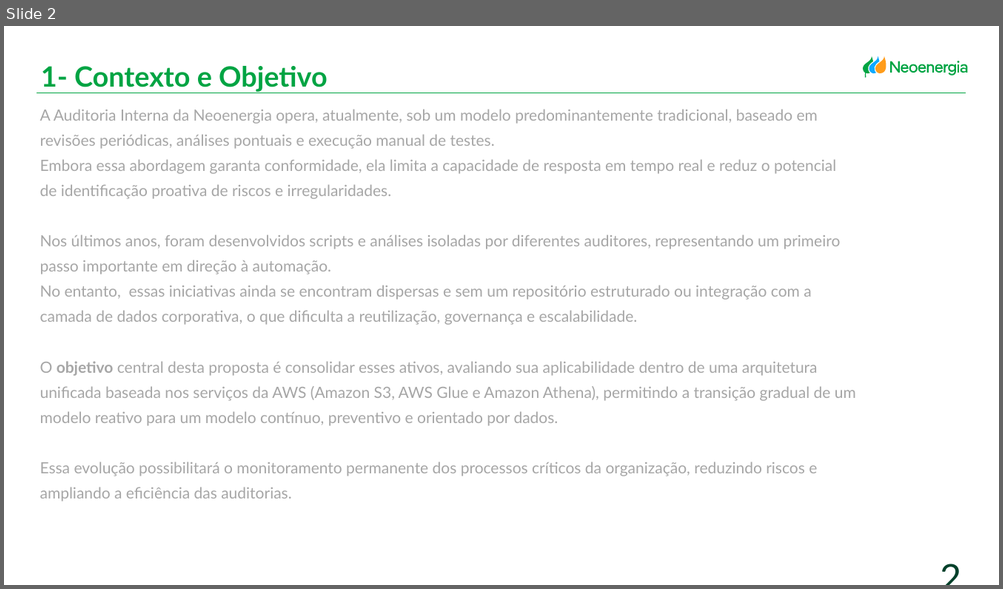
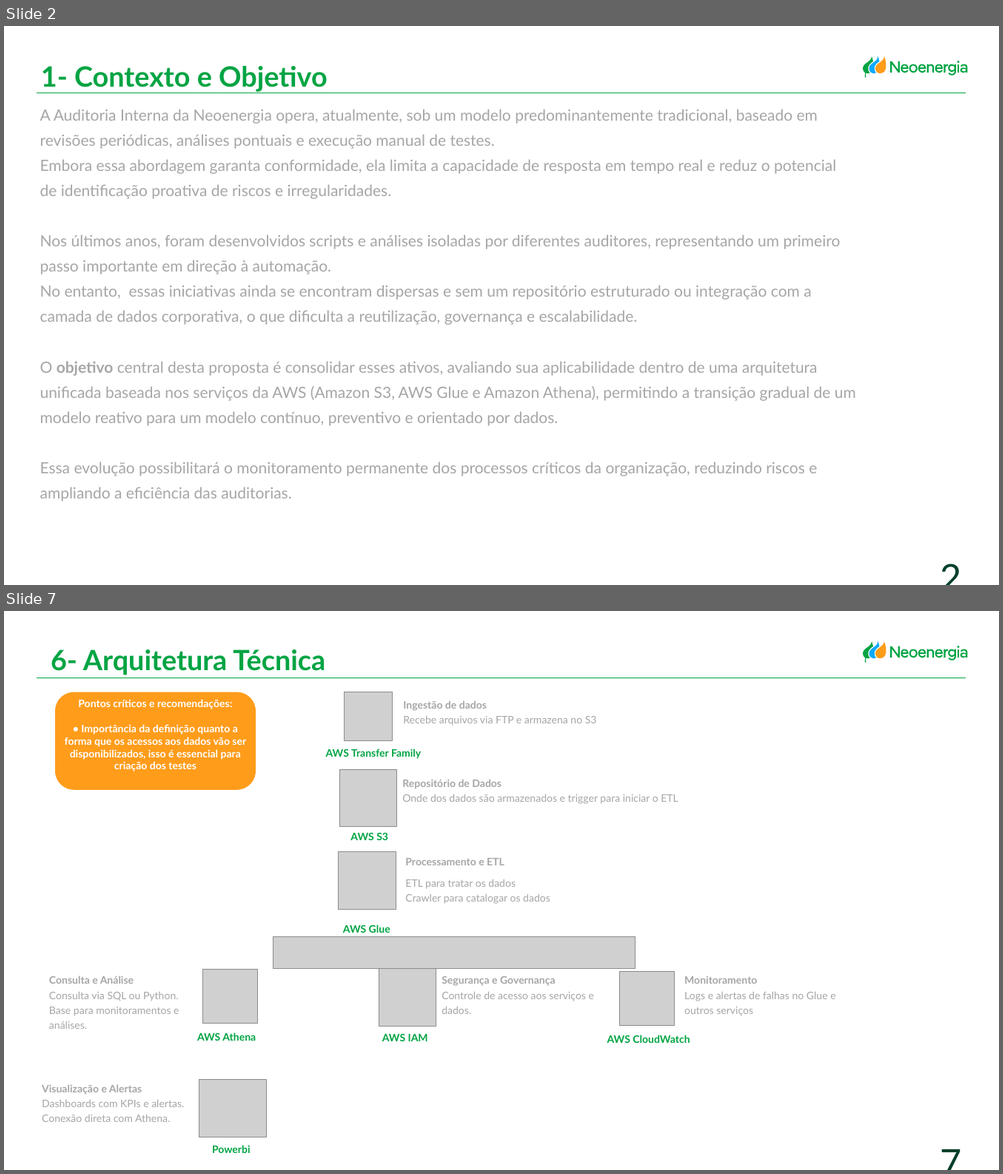
Before and after one commit to larissafeitosa24/MVP_MODULO2_PUCRIO, a slide deck: Proposta Auditoria.pptx. Shown one above the other, each under a label of ours: slide 2 before the commit, slides 2 and 7 after it; the slides between them are not shown. The pictures are 1003x589 and 1003x1174 pixels, drawn with LibreOffice and Linux fonts; fonts in the diff are those of the drawing; grey boxes stand for pictures. Boxes give left, top, right and bottom in pixels: in the first picture for what was removed or moved away, otherwise in the second. Text is boxed around its words. In the diff, an @@ line names an element or a change of style, - is before the commit and + after.

```diff
--- a/Proposta Auditoria.pptx
+++ b/Proposta Auditoria.pptx
@@ slide 7 added at box(4, 611, 999, 1170), background #FFFFFF; not listed: 14 template elements that a slide beside it also shows @@
@@ text added at box(51, 649, 325, 675), 54 pt, text #00A443, bold @@
+6- Arquitetura Técnica
@@ line added from (37, 678) to (965, 678), #00A443 0.5 pt @@
@@ rounded rectangle added at box(55, 692, 256, 790), fill #FF9C1A, 20 pt, text #FFFFFF, bold @@
+Pontos críticos e recomendações:
+• Importância da definição quanto a forma que os acessos aos dados vão ser disponibilizados, isso é essencial para criação dos testes
@@ picture added at box(344, 692, 392, 741) @@
@@ text added at box(403, 701, 597, 725), 20 pt, text #A6A6A6 @@
+Ingestão de dados
+Recebe arquivos via FTP e armazena no S3
@@ text added at box(326, 749, 421, 759), 20 pt, text #00A443, bold @@
+AWS Transfer Family
@@ picture added at box(339, 769, 397, 827) @@
@@ text added at box(402, 780, 678, 804), 20 pt, text #A6A6A6 @@
+Repositório de Dados
+Onde dos dados são armazenados e trigger para iniciar o ETL
@@ text added at box(350, 832, 388, 840), 20 pt, text #00A443, bold @@
+AWS S3
@@ picture added at box(338, 852, 395, 910) @@
@@ text added at box(405, 858, 550, 904), 20 pt, text #A6A6A6 @@
+Processamento e ETL
+ETL para tratar os dados
+Crawler para catalogar os dados
@@ picture added at box(273, 937, 634, 968) @@
@@ text added at box(343, 925, 390, 933), 20 pt, text #00A443, bold @@
+AWS Glue
@@ text added at box(49, 977, 179, 1029), 20 pt, text #A6A6A6 @@
+Consulta e Análise
+Consulta via SQL ou Python.
+Base para monitoramentos e análises.
@@ picture added at box(202, 969, 257, 1024) @@
@@ picture added at box(378, 968, 436, 1026) @@
@@ text added at box(441, 977, 594, 1014), 20 pt, text #A6A6A6 @@
+Segurança e Governança
+Controle de acesso aos serviços e dados.
@@ picture added at box(619, 971, 674, 1026) @@
@@ text added at box(684, 977, 835, 1017), 20 pt, text #A6A6A6 @@
+Monitoramento
+Logs e alertas de falhas no Glue e outros serviços
@@ text added at box(197, 1033, 256, 1041), 20 pt, text #00A443, bold @@
+AWS Athena
@@ text added at box(382, 1034, 428, 1042), 20 pt, text #00A443, bold @@
+AWS IAM
@@ text added at box(607, 1035, 689, 1043), 20 pt, text #00A443, bold @@
+AWS CloudWatch
@@ text added at box(42, 1085, 184, 1122), 20 pt, text #A6A6A6 @@
+Visualização e Alertas
+Dashboards com KPIs e alertas.
+Conexão direta com Athena.
@@ picture added at box(199, 1080, 266, 1137) @@
@@ page number added at box(915, 1137, 966, 1157), 72 pt, text #00402A @@
+7
@@ text added at box(212, 1145, 250, 1153), 20 pt, text #00A443, bold @@
+Powerbi
```
Also in this commit, not shown: 4 slides changed, 2 other slides added, 5 slides removed.
